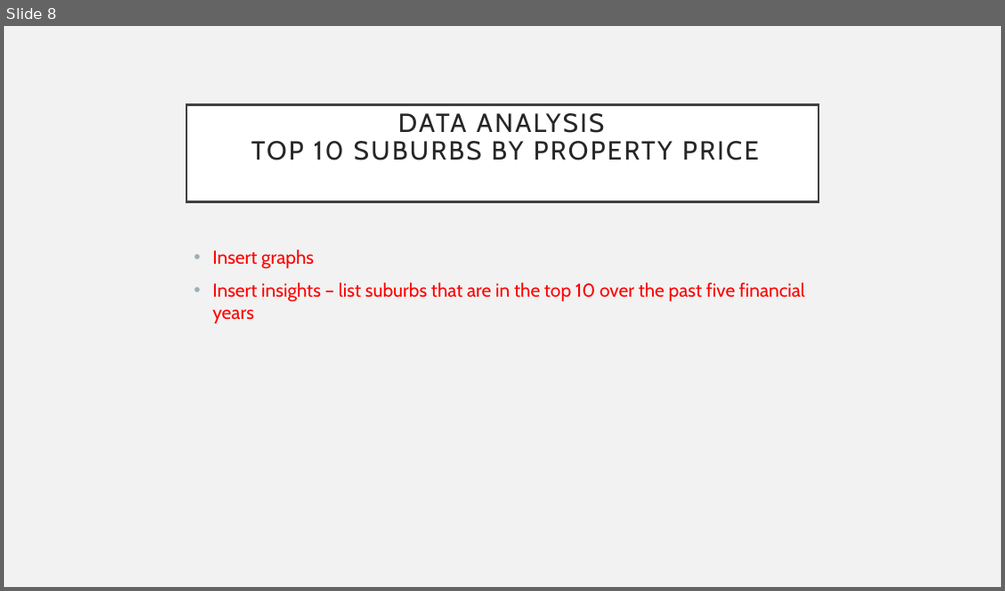
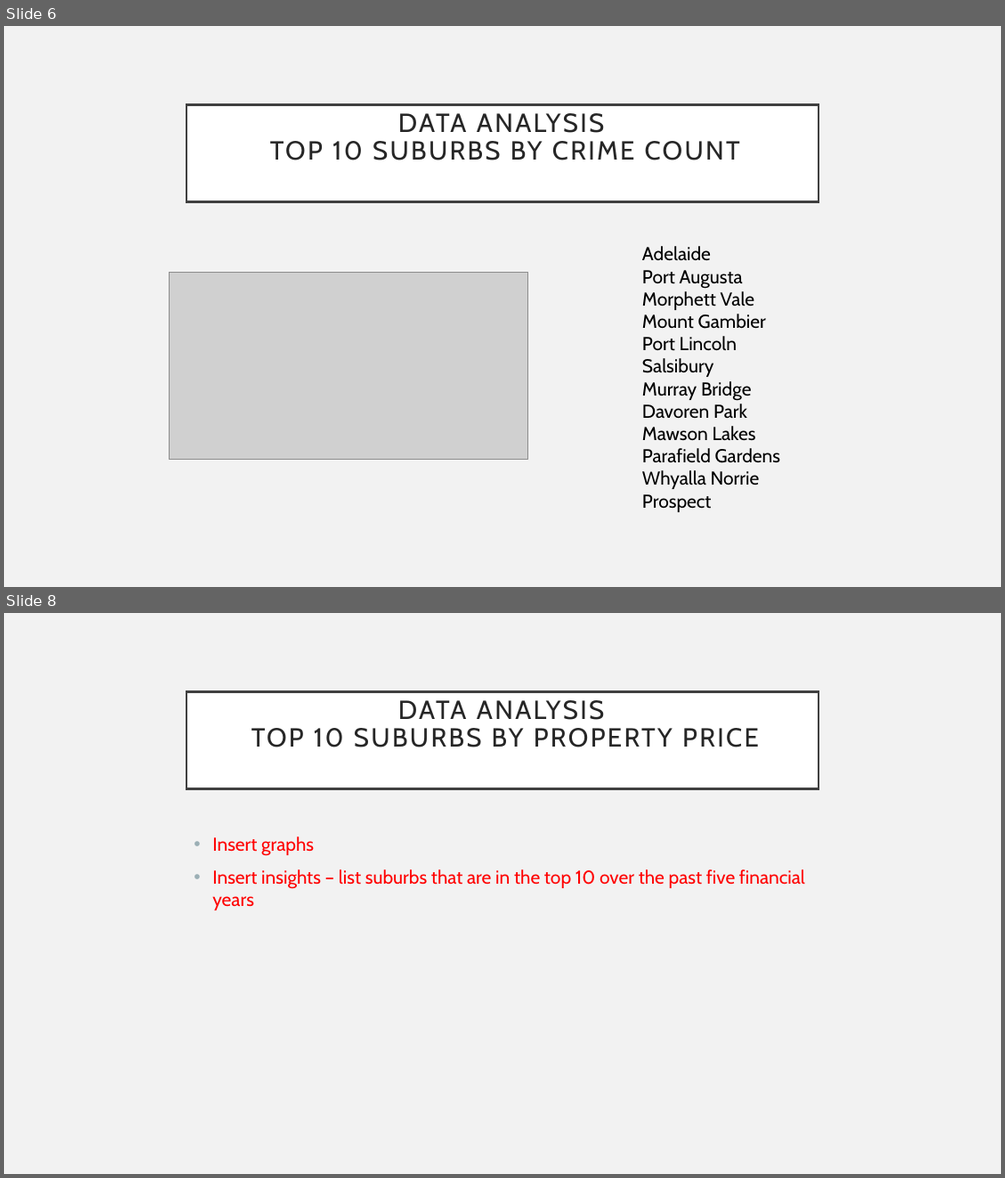
Before and after one commit to Sprettle/Chevrolet-Chilis, a slide deck: Project 1 Presentation.pptx. Shown one above the other, each under a label of ours: slide 8 before the commit, slides 6 and 8 after it; the slides between them are not shown. The pictures are 1005x591 and 1005x1178 pixels, drawn with LibreOffice and Linux fonts; fonts in the diff are those of the drawing; grey boxes stand for pictures. Boxes give left, top, right and bottom in pixels: in the first picture for what was removed or moved away, otherwise in the second. Text is boxed around its words. In the diff, an @@ line names an element or a change of style, - is before the commit and + after.

```diff
--- a/Project 1 Presentation.pptx
+++ b/Project 1 Presentation.pptx
@@ slide 6 added at bbox=[4, 26, 1001, 587], background #F2F2F2 @@
@@ title added at bbox=[186, 104, 818, 201], fill #FFFFFF, outline #404040 2.5 pt, 25.2 pt, text #262626 @@
+DATA ANALYSIS
+TOP 10 SUBURBS BY CRIME COUNT
@@ text added at bbox=[642, 246, 780, 512], 18 pt, text #000000 @@
+Adelaide
+Port Augusta
+Morphett Vale
+Mount Gambier
+Port Lincoln
+Salsibury
+Murray Bridge
+Davoren Park
+Mawson Lakes
+Parafield Gardens
+Whyalla Norrie
+Prospect
@@ picture added at bbox=[169, 272, 527, 459] @@
```
Also in this commit, not shown: 6 slides changed, 1 slide removed.
